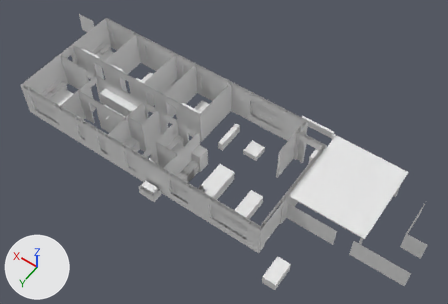
One commit to the OBJ model renders/3d/house.obj: the scene before it, then after it.
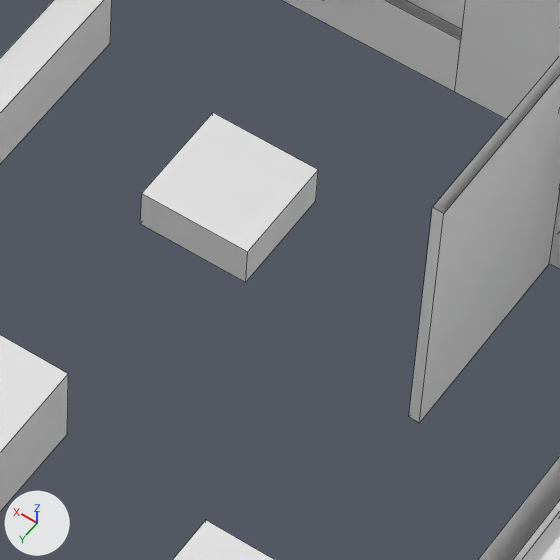
Each version appears first whole from a 50 mm camera at (-3.0, 110.8, 122.2) aimed at (51.2, 34.8, 2.8), and next in a close-up on the part from 50% to 66% of the width and 42% to 64% of the height. The lights are fixed; the arrows at lower left show +X, +Y and +Z. The last two pictures show the newer version. The close-ups show mesh edges as thin lines. Where no turn or scale is listed for an object, it has been applied to the vertices. Vertices at exactly the same position are counted once.

Objects in the first close-up: 'house'.
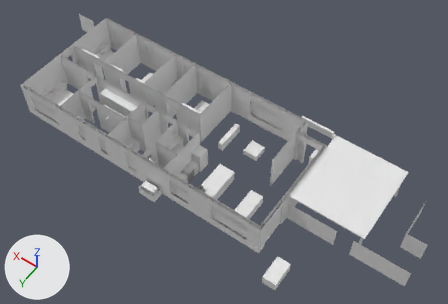
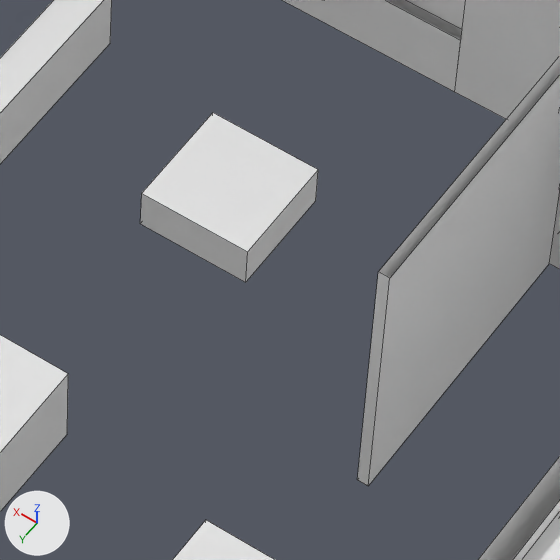
Where the change shows, as pixel boxes [x1, y1, x2, y2] in the close-ups (560 x 560 px; the box of a moved part takes in the faces that stretch with it):
```json
{"part": 1, "of": "me_house", "change": "moved or reshaped", "before": [409, 56, 560, 423], "after": [357, 56, 560, 486]}
```

Scene script edits in JSON lines:
```json
{"block": "me_house", "where": "me_house.from_pydata(...)  # 1195 vertices, 765 faces; spans x 0.0..113.0, y 13.0..57.2, z 0.0..10.0"}
{"block": "me_house", "where": "# used by ob_house; location = (0.0, 0.0, 0.0)"}
{"block": "me_house", "where": "# before: 164 (37.4, 32.1, 0.0) at pixel (419, 423), 165 (37.4, 32.1, 10.0) at pixel (443, 213), 166 (37.8, 32.1, 0.0) at pixel (408, 416), 167 (37.8, 32.1, 10.0) at pixel (432, 207)"}
{"block": "me_house", "change": "me_house part 1"}
{"op": "add", "block": "me_house", "code": "for i in [*range(164, 168)]: me_house.vertices[i].co += Vector((0.0, 2.8, 0.0))"}
```
